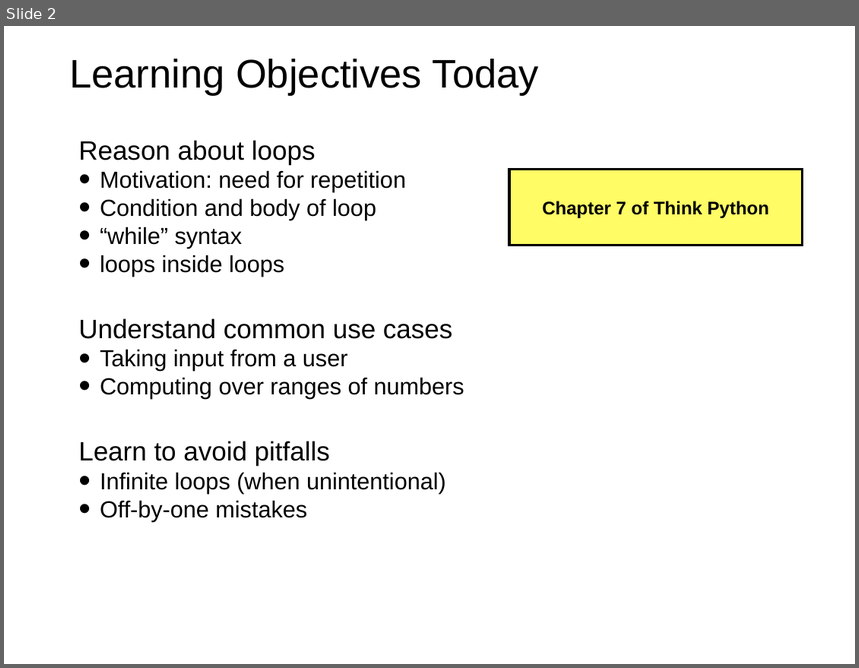
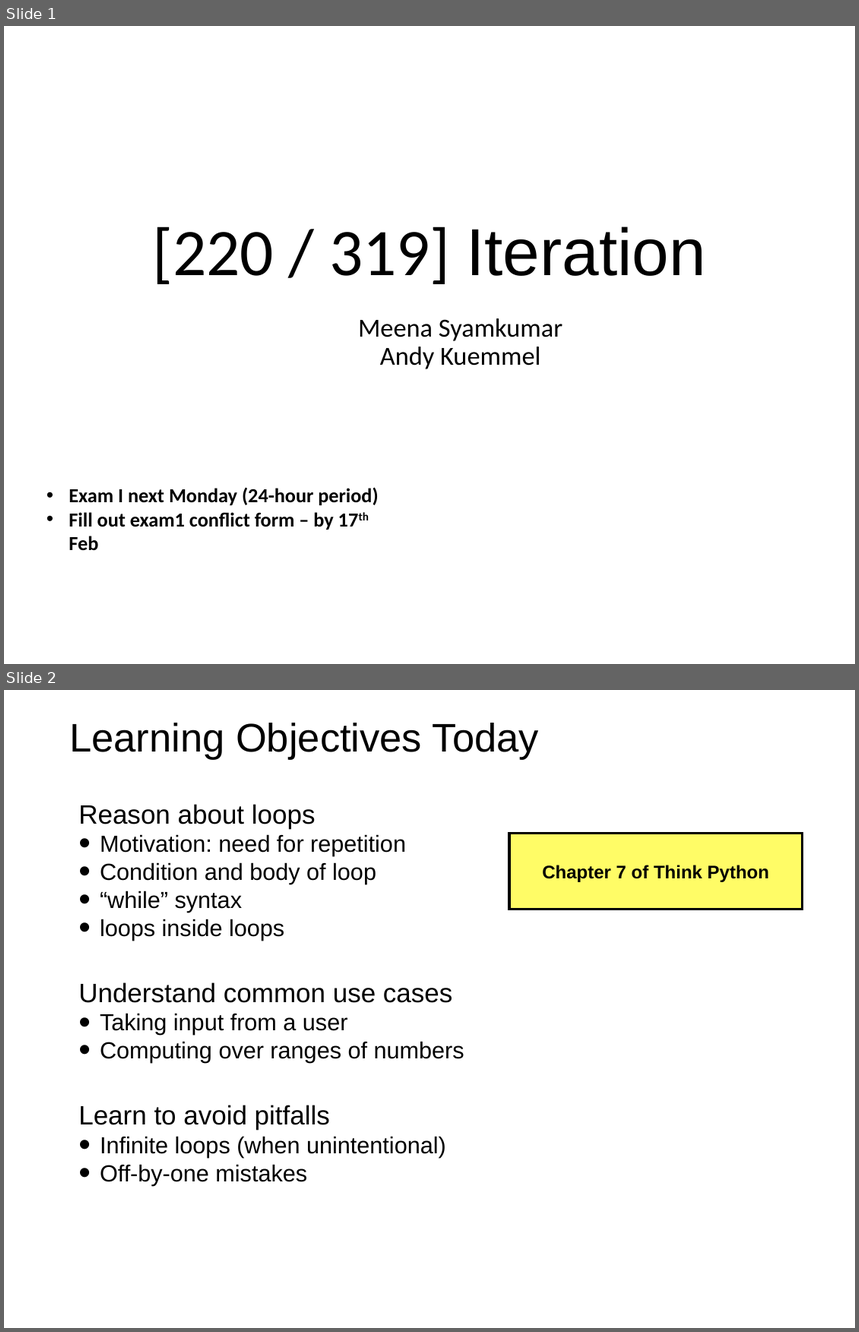
Before and after one commit to tylerharter/caraza-harter-com, a slide deck: tyler/meena/cs220/s21/materials/lec_11_S21.ppt. Shown one above the other, each under a label of ours: slide 2 before the commit, slides 1 and 2 after it. The pictures are 859x668 and 859x1332 pixels, drawn with LibreOffice and Linux fonts; fonts in the diff are those of the drawing. Boxes give left, top, right and bottom in pixels: in the first picture for what was removed or moved away, otherwise in the second. Text is boxed around its words. In the diff, an @@ line names an element or a change of style, - is before the commit and + after.

Commit message:
Changes to next three lecture slides

```diff
--- a/tyler/meena/cs220/s21/materials/lec_11_S21.ppt
+++ b/tyler/meena/cs220/s21/materials/lec_11_S21.ppt
@@ slide 1 added at box(4, 26, 855, 664), background #FFFFFF @@
@@ title added at box(152, 227, 706, 284), 80 pt, text #000000 @@
+[220 / 319] Iteration
@@ text added at box(358, 319, 563, 370), 31.4 pt, text #000000 @@
+Meena Syamkumar
+Andy Kuemmel
@@ text added at box(69, 487, 378, 550), 24 pt, text #000000, bold @@
+• Exam I next Monday (24-hour period)
+• Fill out exam1 conflict form – by 17th Feb
```
Also in this commit, not shown: 1 slide removed, 3 other files.
